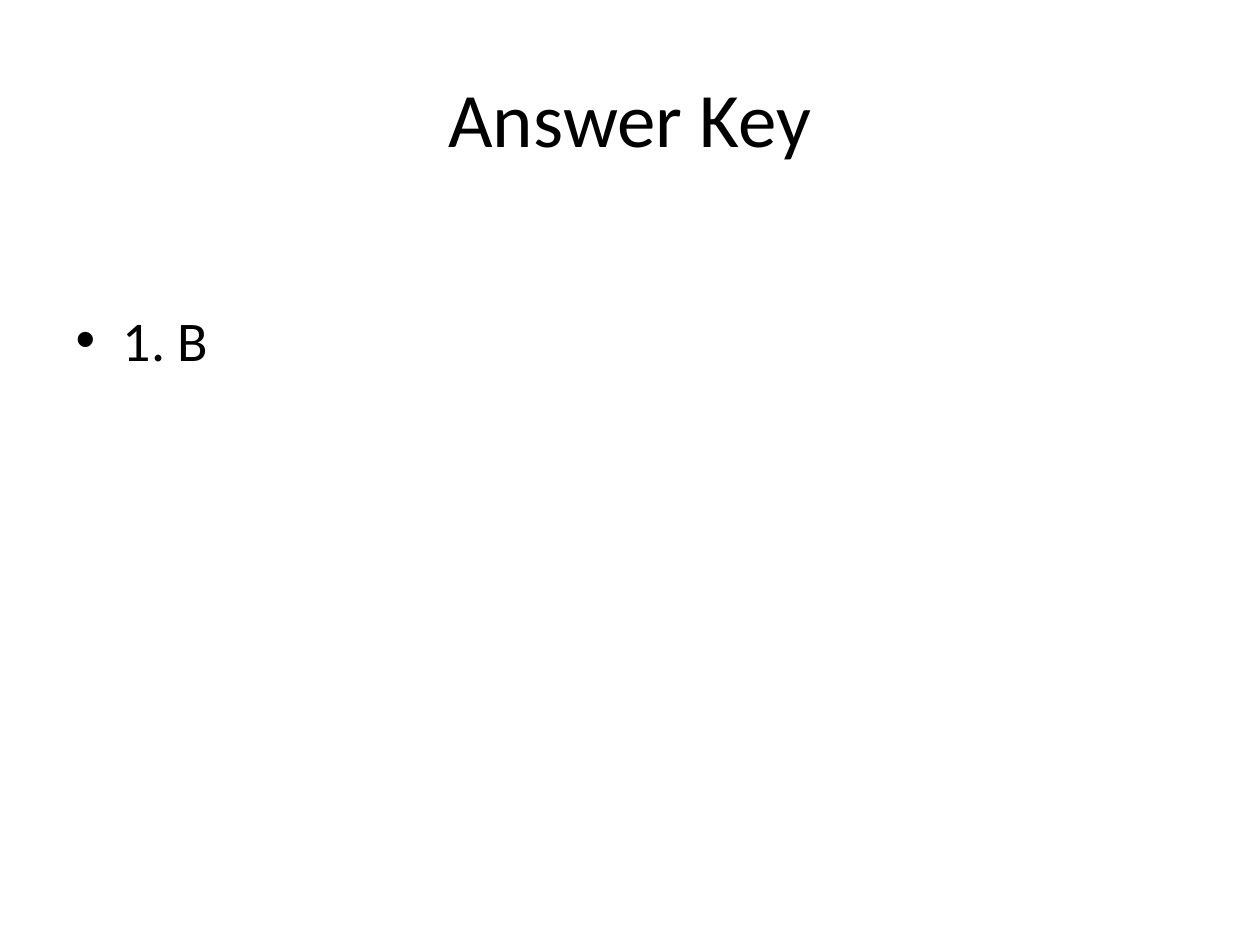
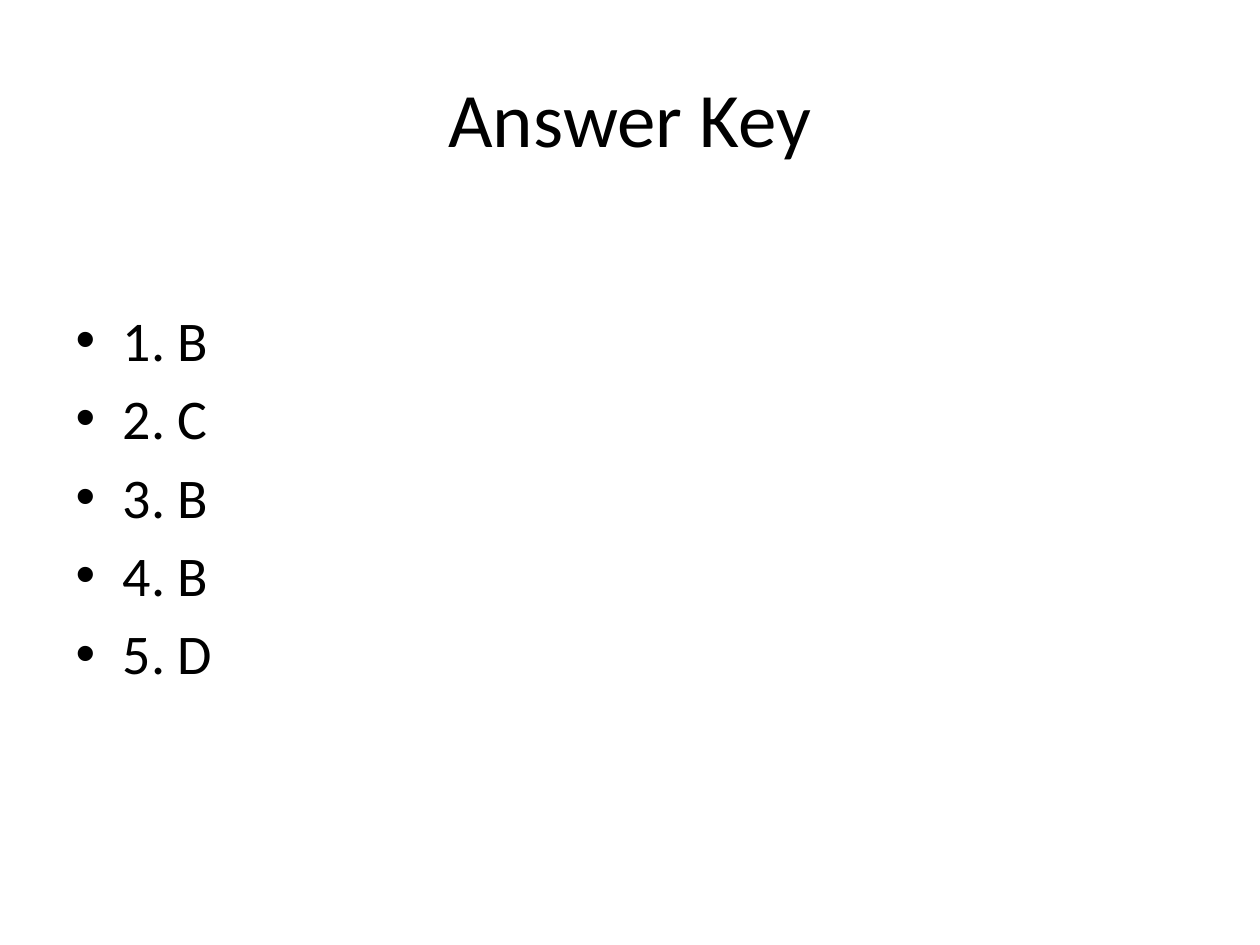
Before and after one commit to possibly-nrs-14/rag-sme, a slide deck: slide 7 of exports/quiz.pptx (slide 3 before the commit). Drawn at 1260x945 pixels with LibreOffice and Linux fonts; fonts in the diff are those of the drawing. Boxes give left, top, right and bottom in pixels: in the first picture for what was removed or moved away, otherwise in the second. Text is boxed around its words. In the diff, an @@ line names an element or a change of style, - is before the commit and + after.

```diff
--- a/exports/quiz.pptx
+++ b/exports/quiz.pptx
@@ text at box(123, 402, 212, 675): paragraphs added @@
+• 2. C
+• 3. B
+• 4. B
+• 5. D
```
Also in this commit, not shown: 2 other slides changed, 5 slides added, 1 slide removed, 8 other files.
